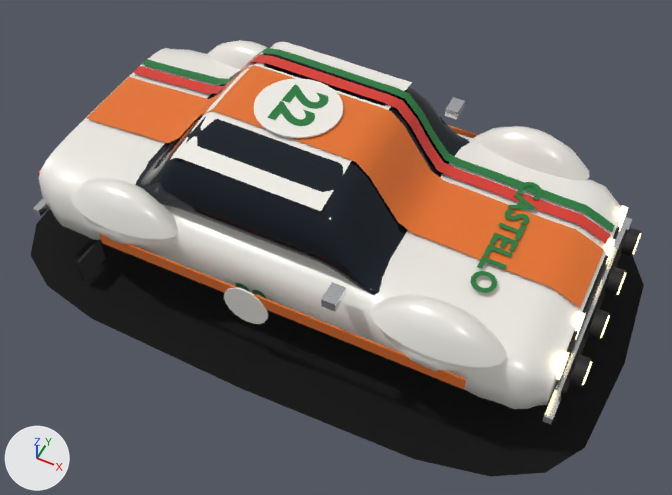
Before and after pictures for a commit that changed the glTF model art/models/car-2.glb.
Camera for both pictures: a camera (50 mm lens) standing at (1.79, -3.52, 4.49) and looking at (0.14, -0.21, 0.35). Lighting does not change. The marker at lower left points along +X, +Y and +Z. The first picture is the older version. Vertices at exactly the same position are counted once.

The scene before the commit, as lines of its bpy script (objects in view):
```python
me_body = bpy.data.meshes.new('body')
me_body.from_pydata(...)  # 3324 vertices, 5809 faces; spans x -1.9..1.9, y -1.14..1.14, z 0.01..1.15
me_body.materials.append(mat_paint)
me_body.materials.append(mat_glass)
me_body.materials.append(mat_roof)
me_body.materials.append(mat_stripe)
me_body.materials.append(mat_white)
me_body.materials.append(mat_lamp)
me_body.materials.append(mat_tail)
me_body.materials.append(mat_black)
me_body.materials.append(mat_chrome)
me_body.materials.append(mat_band0)
me_body.materials.append(mat_band1)
me_body.materials.append(mat_ink)
me_body.materials.append(mat_contact)
ob_car_2 = bpy.data.objects.new('car-2', me_body)
ob_car_2.location = (0.0, 0.0, 0.0)
```
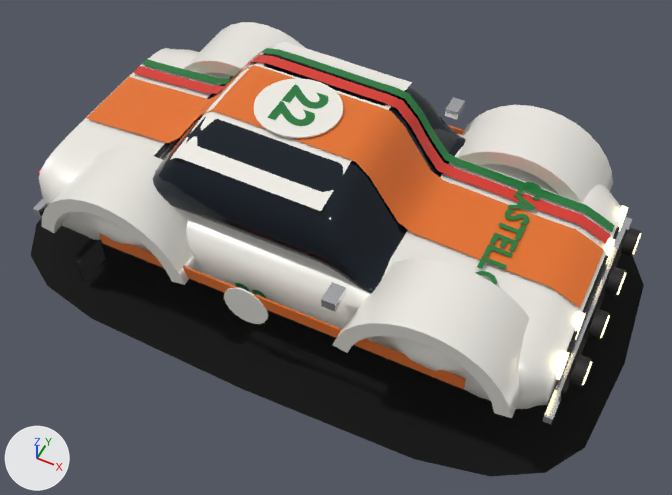
Edits to the scene script, one JSON object a line:
```json
{"block": "me_body", "where": "# used by ob_car_2; location = (0.0, 0.0, 0.0)"}
{"op": "remove", "block": "me_body", "code": "me_body.from_pydata(...)  # 3324 vertices, 5809 faces; spans x -1.9..1.9, y -1.14..1.14, z 0.01..1.15"}
{"op": "add", "block": "me_body", "code": "me_body.from_pydata(...)  # 3320 vertices, 5873 faces; spans x -1.9..1.9, y -1.14..1.14, z 0.01..1.15"}
{"block": "me_body", "change": "me_body part 1: the loose piece of 61 vertices spanning x -1.32..-0.57, y 0.57..0.89, z 0.64..0.84 is rebuilt with 60 vertices and now spans x -1.44..-0.45, y 0.46..0.93, z 0.45..0.87"}
{"block": "me_body", "change": "me_body part 2: the loose piece of 61 vertices spanning x 0.6..1.35, y -0.89..-0.57, z 0.64..0.84 is rebuilt with 60 vertices and now spans x 0.48..1.47, y -0.93..-0.46, z 0.45..0.87"}
{"block": "me_body", "change": "me_body part 3: the loose piece of 61 vertices spanning x -1.32..-0.57, y -0.89..-0.57, z 0.64..0.84 is rebuilt with 60 vertices and now spans x -1.44..-0.45, y -0.93..-0.46, z 0.45..0.87"}
{"block": "me_body", "change": "me_body part 4: the loose piece of 61 vertices spanning x 0.6..1.35, y 0.57..0.89, z 0.64..0.84 is rebuilt with 60 vertices and now spans x 0.48..1.47, y 0.46..0.93, z 0.45..0.87"}
```

Changed parts and their boxes [x1, y1, x2, y2] in the pictures (672 x 495 px):
```json
{"object": "car-2", "change": "reshaped", "before": [31, 40, 644, 477], "after": [31, 22, 644, 477]}
{"part": 1, "of": "me_body", "change": "rebuilt", "before": [207, 40, 267, 70], "after": [184, 22, 305, 77]}
{"part": 2, "of": "me_body", "change": "rebuilt", "before": [370, 294, 506, 368], "after": [333, 259, 530, 418], "on screen": "45% wider, 113% taller"}
{"part": 3, "of": "me_body", "change": "rebuilt", "before": [71, 178, 178, 239], "after": [41, 148, 198, 285]}
{"part": 4, "of": "me_body", "change": "rebuilt", "before": [473, 126, 590, 180], "after": [457, 105, 613, 203]}
```
